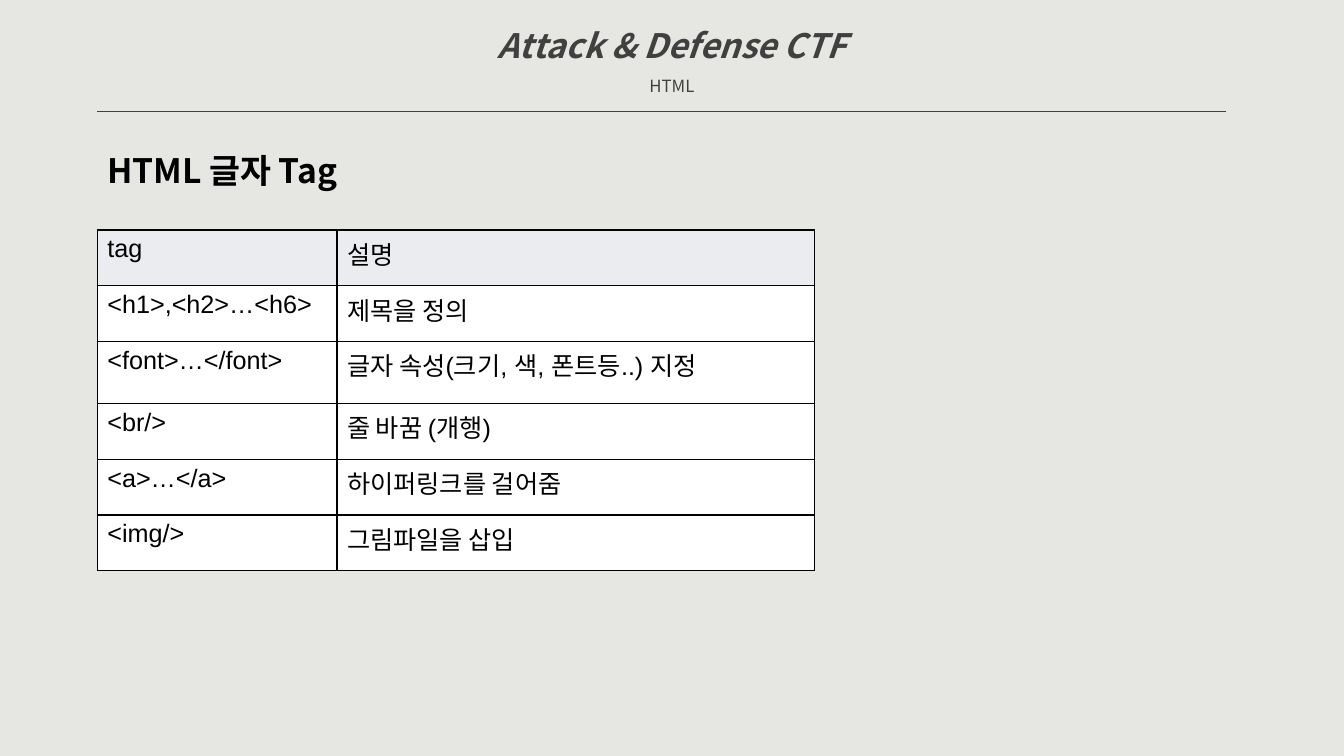
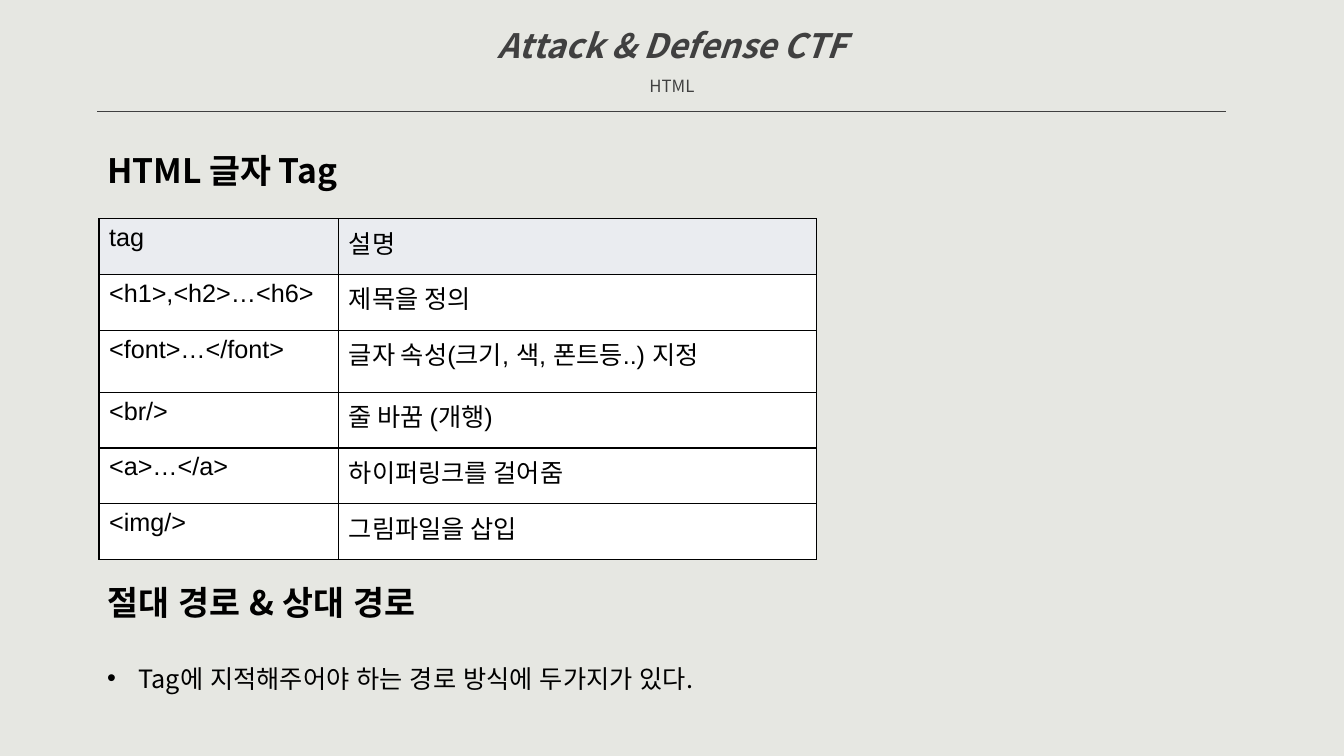
Before and after one commit to raxkson/kisec, a slide deck: slide 14 of Doc/Attack&Defense CTF-dev.pptx. Drawn at 1344x756 pixels with LibreOffice and Linux fonts; fonts in the diff are those of the drawing. Boxes give left, top, right and bottom in pixels: in the first picture for what was removed or moved away, otherwise in the second. Text is boxed around its words. In the diff, an @@ line names an element or a change of style, - is before the commit and + after.

Commit message:
Fix pptx & Upload doc

```diff
--- a/Doc/Attack&Defense CTF-dev.pptx
+++ b/Doc/Attack&Defense CTF-dev.pptx
@@ table: place and size @@
-table at [98, 230, 816, 571]
+table at [99, 219, 817, 560]
@@ text added at [107, 587, 415, 618], 24 pt, text #000000, bold @@
+절대 경로 & 상대 경로
@@ text added at [139, 667, 693, 694], 18 pt, text #000000 @@
+• Tag에 지적해주어야 하는 경로 방식에 두가지가 있다.
```
Also in this commit, not shown: 8 other slides changed, 3 slides added, 1 slide removed, 1 other file.
